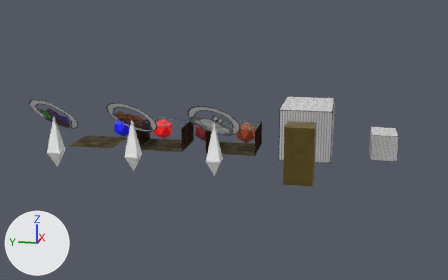
One commit to the Blender file bca-template.blend: the scene before it, then after it.
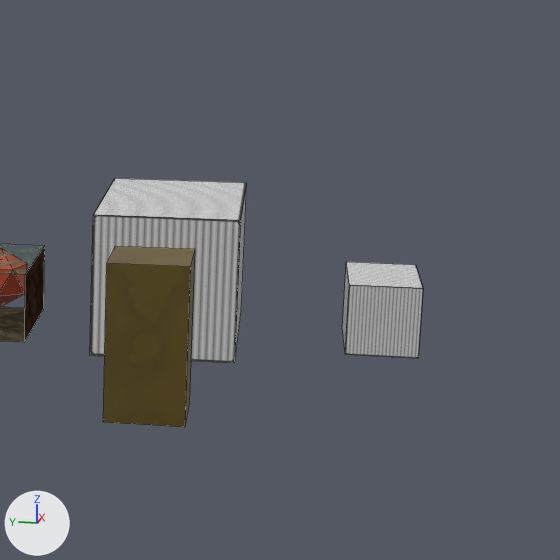
There are two pictures of each version: one whole from a 50 mm lens placed at (-57.69, -10.49, 6.52), pointed at (-33.91, -5.73, 0.57), one close up on the part from 55% to 100% of the width and 12% to 84% of the height. Every picture has the same lights, and +X, +Y and +Z are marked at lower left. The close-ups show mesh edges as thin lines.

In view in the first close-up: 'Caisse_1', 'Caisse_1.001', 'Ramper', 'elevation', 'escalade'.
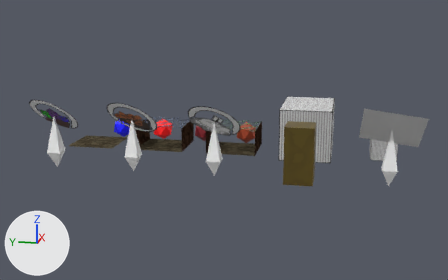
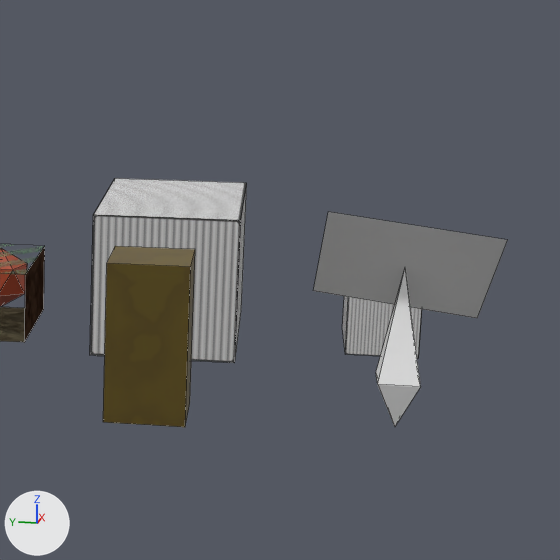
The change, as a list of edits to the scene's bpy script:
```text
Add mat_logo_unknown:
    mat_logo_unknown = principled_material('logo unknown')
    mat_logo_unknown.base_color = (0.8, 0.8, 0.8)  # white #e7e7e7
Add me_plane_007:
    me_plane_007.from_pydata([(1.0, -1.0, 0.0), (1.0, 1.0, 0.0), (-1.0, -1.0, 0.0), (-1.0, 1.0, 0.0)], [], [(0, 1, 3, 2)])
    me_plane_007.materials.append(mat_logo_unknown)  # white #e7e7e7
Add ob_ico_unknown_pilier:
    ob_ico_unknown_pilier = bpy.data.objects.new('ico_unknown_Pilier', me_plane_006.copy())  # the mesh of ob_ico_feces_pilier
    ob_ico_unknown_pilier.location = (-37.0, -12.0, 0.0)
Add ob_ico_unknown_ico:
    ob_ico_unknown_ico = bpy.data.objects.new('ico_unknown_Ico', me_plane_007)
    ob_ico_unknown_ico.location = (-37.0, -12.0, 2.0)
    ob_ico_unknown_ico.rotation_euler = (0.155, 0.707, 0.0571)  # degrees (8.9, 41, 3.3)
```

Boxes (x1, y1, x2, y2) around the edits, measured in the close-ups (560 x 560 px):
'ico_unknown_Ico', added
    after: (313, 212, 508, 318)
'ico_unknown_Pilier', added
    after: (376, 268, 421, 427)
'Caisse_1.001', unchanged, covered by the edit
    before: (342, 262, 424, 358)
    after: (342, 296, 422, 358)
